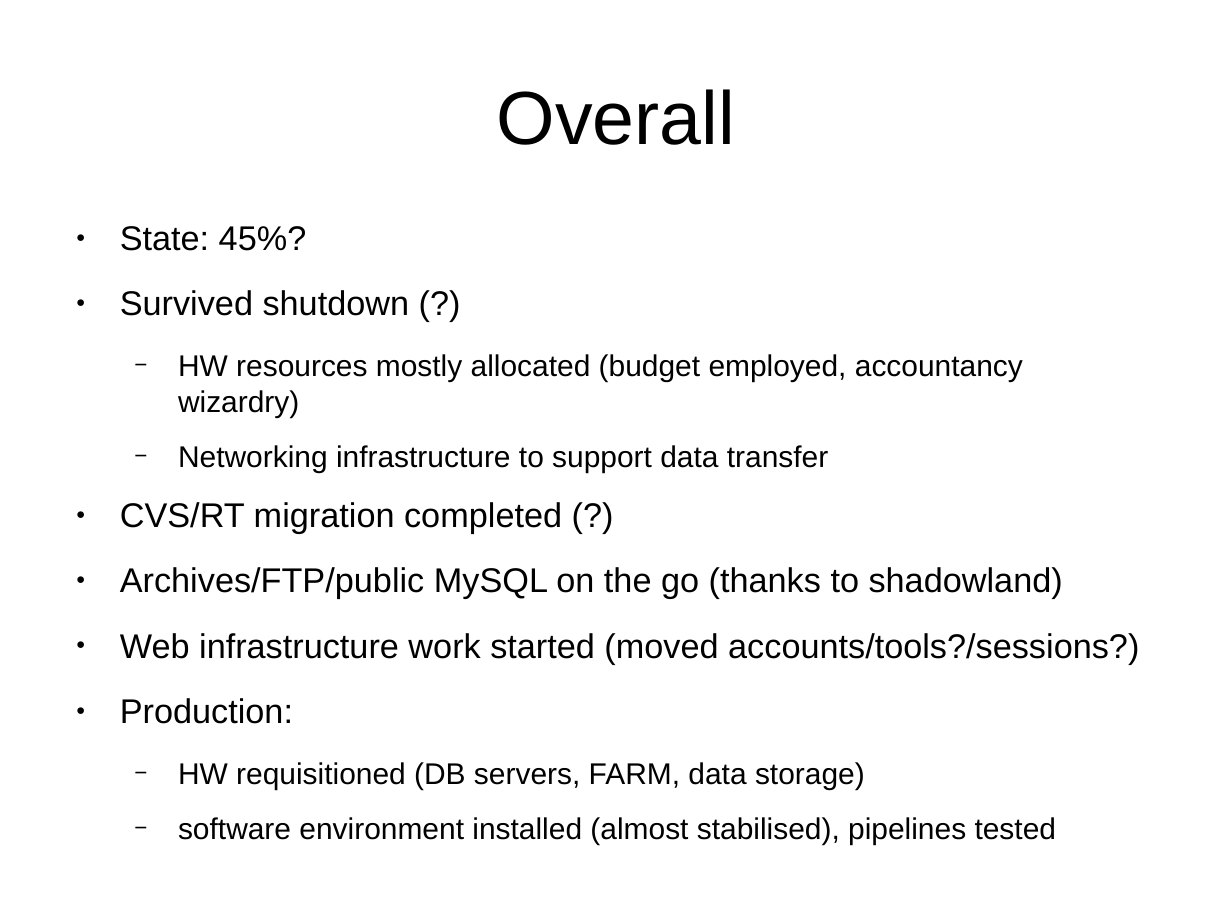
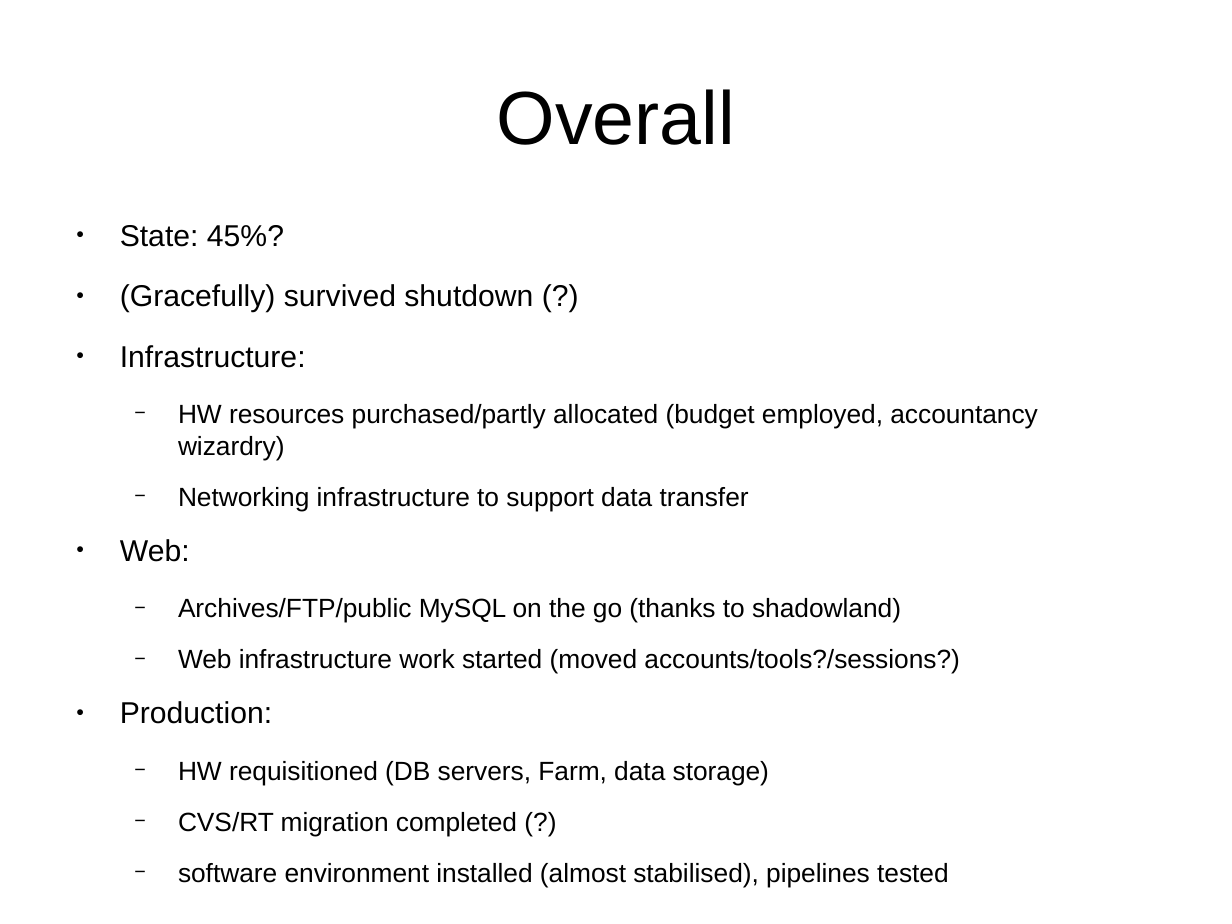
Before and after one commit to avullo/ensembl-migration-pm, a slide deck: slide 14 of data-review-10-16/talk.odp (slide 11 before the commit). Drawn at 1232x924 pixels with LibreOffice and Linux fonts; fonts in the diff are those of the drawing; background and template pictures are left out. Boxes give left, top, right and bottom in pixels: in the first picture for what was removed or moved away, otherwise in the second. Text is boxed around its words. In the diff, an @@ line names an element or a change of style, - is before the commit and + after.

```diff
--- a/data-review-10-16/talk.odp
+++ b/data-review-10-16/talk.odp
@@ text at <box>120,225,959,887</box>: size 20 to 17.6 pt in "State: 45%?", "Production:"; size 17.5 to 15.4 pt in "Networking infrastructure to support data transfer", "software environment installed (almost stabilised), pipeline ..."; size 20 to 15.4 pt in "Archives/FTP/public MySQL on the go (thanks to ...", "Web infrastructure work started (moved accounts/tools?/sessi ..."; bullet ● to −; list level 1 to 2 in "Archives/FTP/public MySQL on the go ..."; list level 1 to 2 in "Web infrastructure work started (moved ..." @@
@@ text at <box>120,284,1038,460</box>: text changed; size 17.5 to 15.4 pt @@
-● Survived shutdown (?)
-  − HW resources mostly allocated (budget employed, accountancy wizardry)
+● (Gracefully) survived shutdown (?)
+● Infrastructure:
+  − HW resources purchased/partly allocated (budget employed, accountancy wizardry)
@@ text at <box>120,539,190,562</box>: text changed; size 20 to 17.6 pt @@
-● CVS/RT migration completed (?)
+● Web:
@@ text at <box>178,761,769,836</box>: text changed; size 17.5 to 15.4 pt @@
-  − HW requisitioned (DB servers, FARM, data storage)
+  − HW requisitioned (DB servers, Farm, data storage)
+  − CVS/RT migration completed (?)
```
Also in this commit, not shown: 6 other slides changed, 5 slides added, 2 slides removed.
